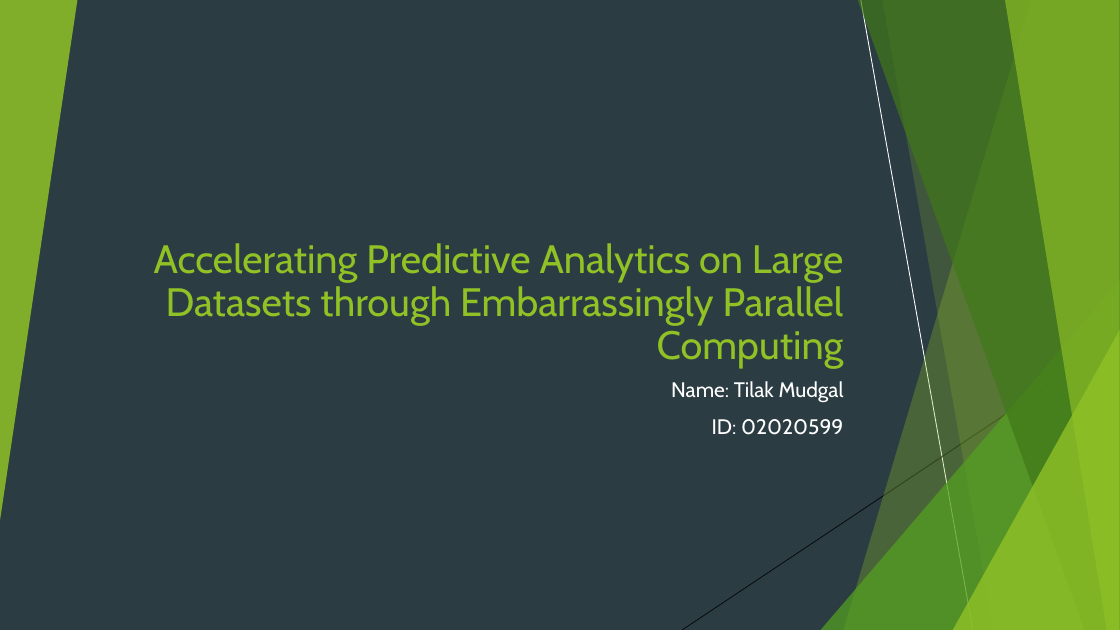
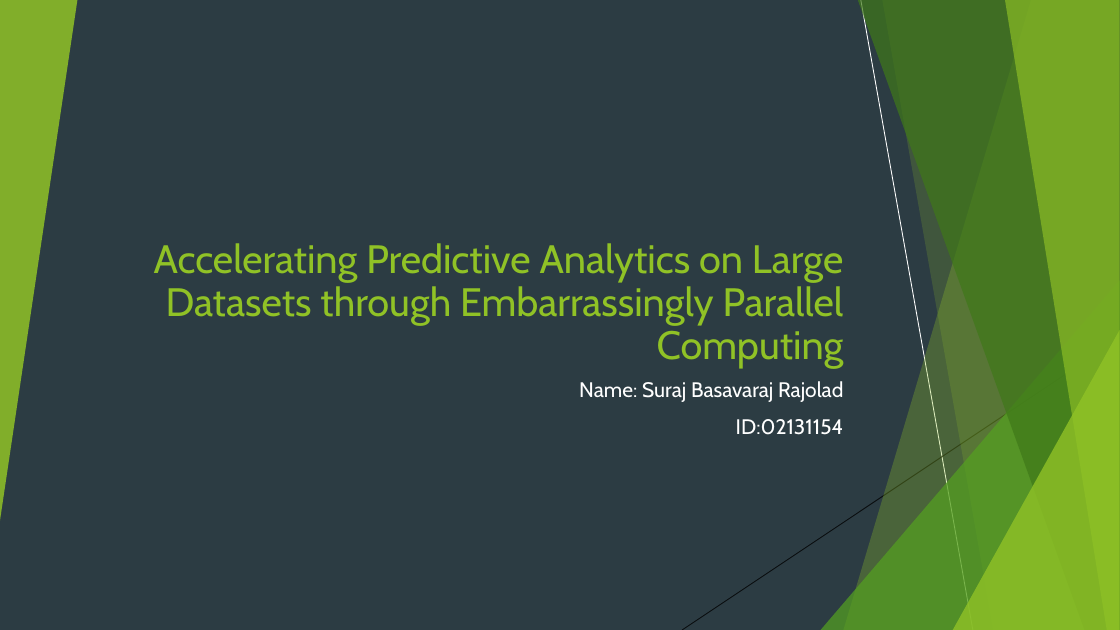
Before and after one commit to surajBR7/Accelerating_Predictive_Analytics, a slide deck: slide 1 of Presentation.pptx. Drawn at 1120x630 pixels with LibreOffice and Linux fonts; fonts in the diff are those of the drawing. Boxes give left, top, right and bottom in pixels: in the first picture for what was removed or moved away, otherwise in the second. Text is boxed around its words. In the diff, an @@ line names an element or a change of style, - is before the commit and + after.

Commit message:
adding presentation

```diff
--- a/Presentation.pptx
+++ b/Presentation.pptx
@@ subtitle at (x1=579, y1=381, x2=844, y2=435): text changed @@
-Name: Tilak Mudgal
-ID: 02020599
+Name: Suraj Basavaraj Rajolad
+ID:02131154
```
Also in this commit, not shown: 1 other file.
